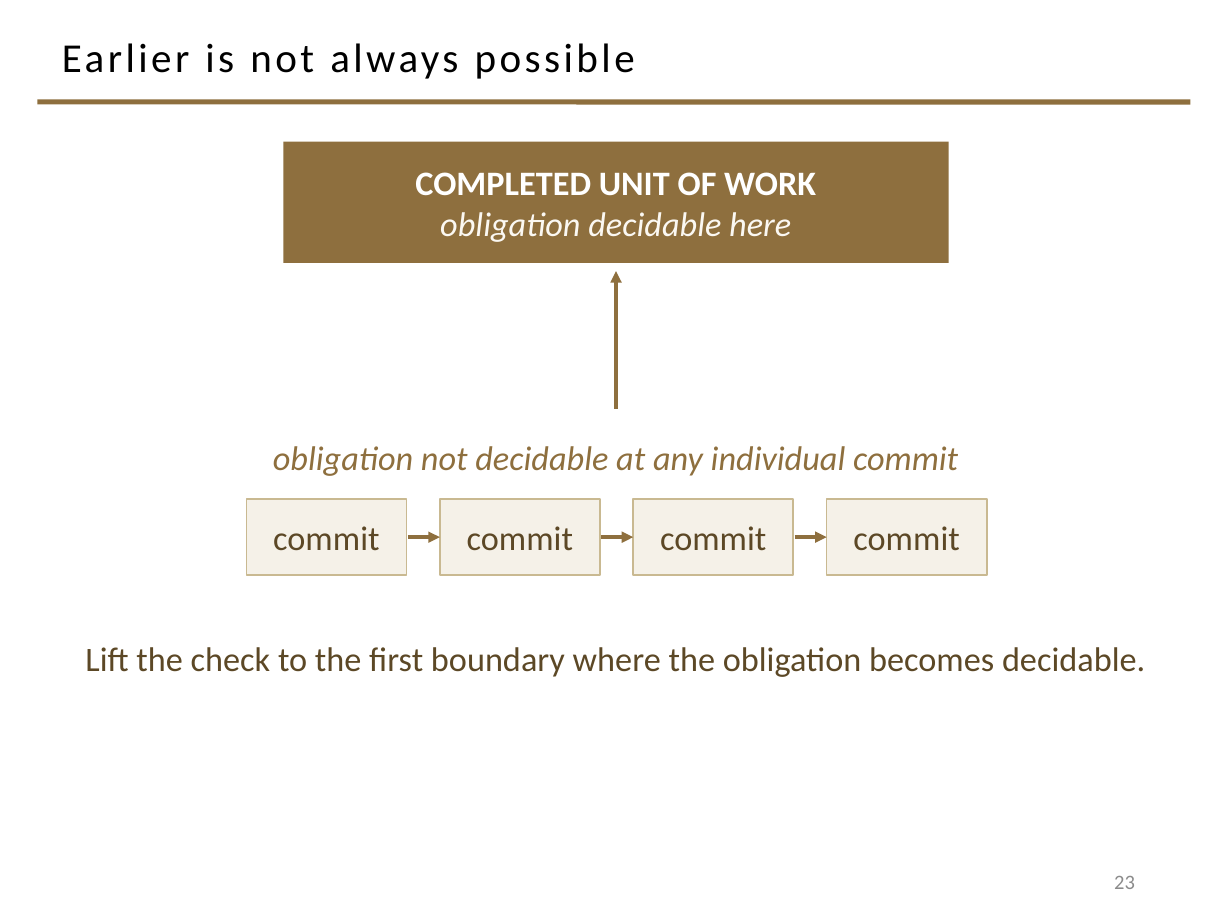
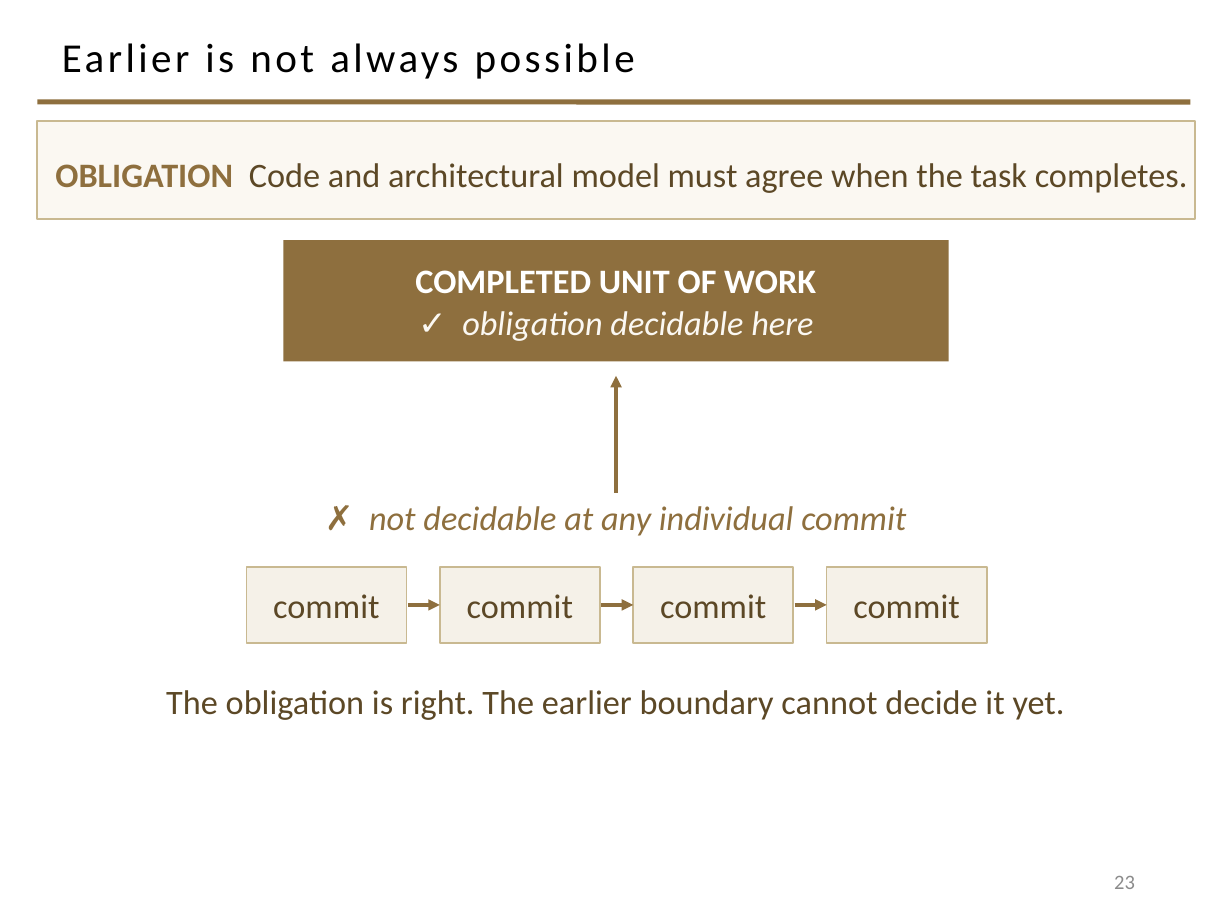
Before and after one commit to davisjam/model-based-agentic-software-engineering, a slide deck: slide 23 of course/lectures/act-2-delegation-and-control/03-alignment/2-3-Alignment.pptx. Drawn at 1232x924 pixels with LibreOffice and Linux fonts; fonts in the diff are those of the drawing; background and template pictures are left out. Boxes give left, top, right and bottom in pixels: in the first picture for what was removed or moved away, otherwise in the second. Text is boxed around its words. In the diff, an @@ line names an element or a change of style, - is before the commit and + after.

Commit message:
deck 2-3: section 4 merge — concrete architectural-model example folded into Earlier-is-not-always-possible (33->32)

```diff
--- a/course/lectures/act-2-delegation-and-control/03-alignment/2-3-Alignment.pptx
+++ b/course/lectures/act-2-delegation-and-control/03-alignment/2-3-Alignment.pptx
@@ rectangle added at box(37, 121, 1195, 219), fill #FBF8F2, outline #C9B991 1 pt, 20 pt, text #5C4826 @@
+OBLIGATION Code and architectural model must agree when the task completes.
@@ rectangle "COMPLETED UNIT OF WORK": place and size @@
-rectangle "COMPLETED UNIT OF WORK" at box(283, 142, 949, 262)
+rectangle "COMPLETED UNIT OF WORK" at box(283, 240, 949, 361)
@@ text in rectangle at box(462, 311, 813, 341): text changed @@
-obligation decidable here
+✓ obligation decidable here
@@ arrow moved from (616, 409) - (616, 271) to (616, 493) - (616, 376) @@
@@ text at box(369, 506, 906, 536): text changed @@
-obligation not decidable at any individual commit
+✗ not decidable at any individual commit
@@ 4 rectangles, 3 arrows: place and size @@
-4 rectangles, 3 arrows at box(246, 499, 987, 575)
+4 rectangles, 3 arrows at box(246, 567, 987, 643)
@@ text at box(166, 690, 1065, 720): text changed @@
-Lift the check to the first boundary where the obligation becomes decidable.
+The obligation is right. The earlier boundary cannot decide it yet.
```
Also in this commit, not shown: 1 slide removed.
